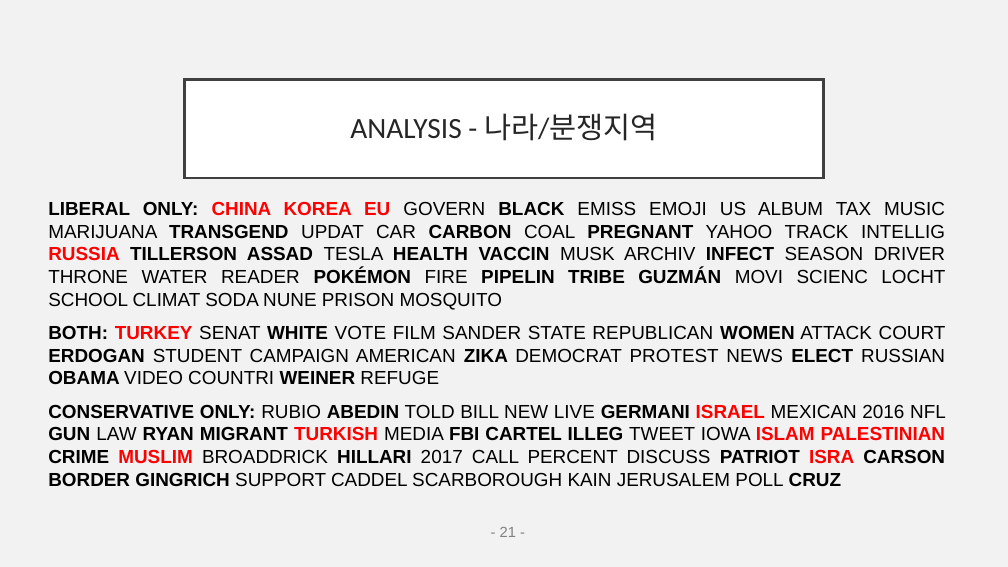
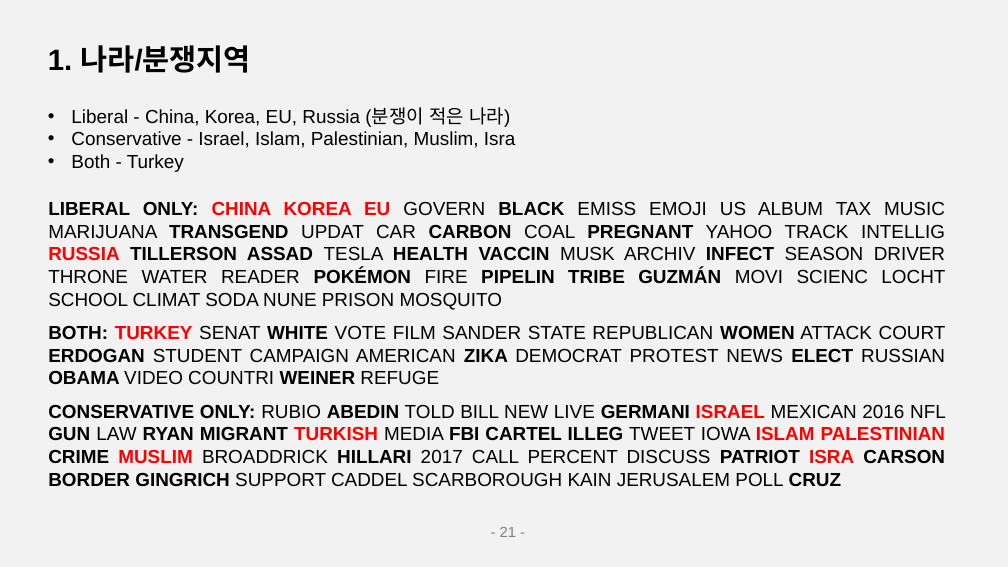
Before and after one commit to EJLEE5826/American_News_Topic_Modeling-using_LDA, a slide deck: slide 22 of final_pptNLP.pptx. Drawn at 1008x567 pixels with LibreOffice and Linux fonts; fonts in the diff are those of the drawing. Boxes give left, top, right and bottom in pixels: in the first picture for what was removed or moved away, otherwise in the second. Text is boxed around its words. In the diff, an @@ line names an element or a change of style, - is before the commit and + after.

```diff
--- a/final_pptNLP.pptx
+++ b/final_pptNLP.pptx
@@ text "1. 나라/분쟁지역": place and size @@
-text "1. 나라/분쟁지역" at (185, 79, 823, 178)
+text "1. 나라/분쟁지역" at (48, 45, 250, 73)
@@ text "1. 나라/분쟁지역" at (48, 45, 250, 73): vertical alignment middle to top; fill #FFFFFF to none; outline #404040 2.5 pt to none @@
@@ text at (48, 45, 250, 73): text changed; font Calibri to Arial; text colour #262626 to #000000; bold on @@
-ANALYSIS - 나라/분쟁지역
+1. 나라/분쟁지역
@@ text added at (71, 107, 515, 172), 18 pt, text #000000 @@
+• Liberal - China, Korea, EU, Russia (분쟁이 적은 나라)
+• Conservative - Israel, Islam, Palestinian, Muslim, Isra
+• Both - Turkey
```
Also in this commit, not shown: 17 other slides changed, 1 slide added, 1 other file.
